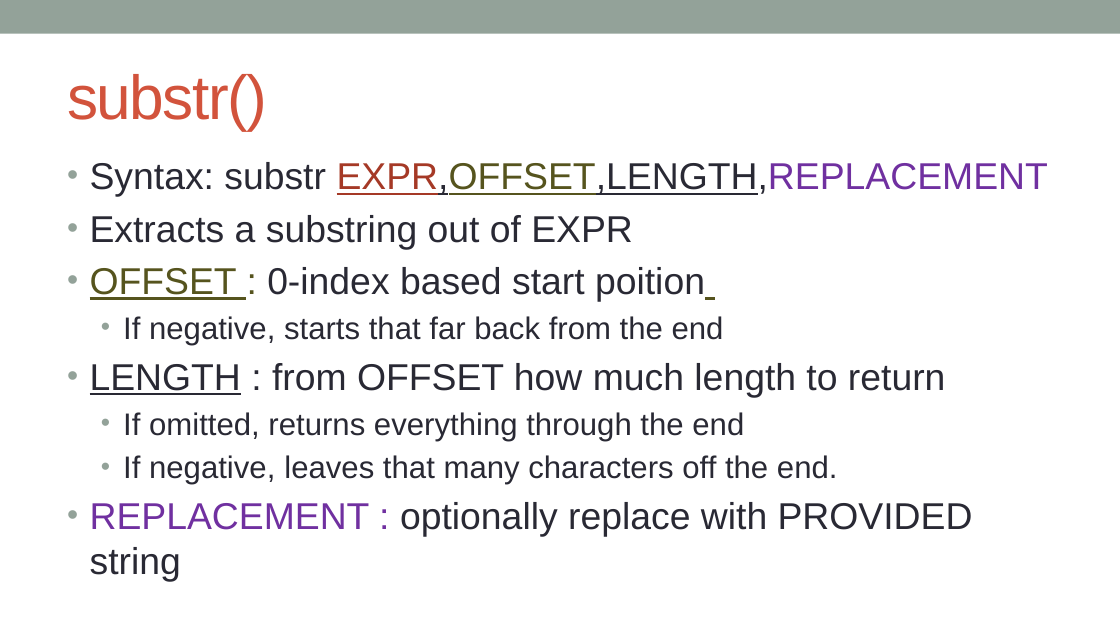
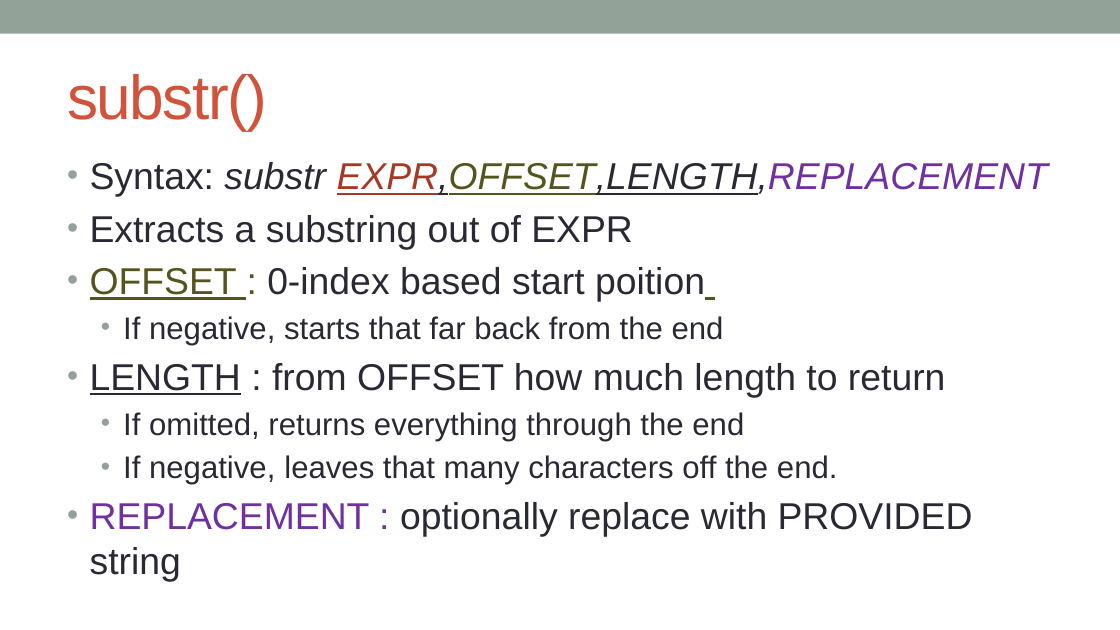
Before and after one commit to kanhu-pcr-code/bioinfo-PERL-course, a slide deck: slide 8 of PPTs/Operations_on_variables.pptx. Drawn at 1120x630 pixels with LibreOffice and Linux fonts; fonts in the diff are those of the drawing. Boxes give left, top, right and bottom in pixels: in the first picture for what was removed or moved away, otherwise in the second. Text is boxed around its words. In the diff, an @@ line names an element or a change of style, - is before the commit and + after.

```diff
--- a/PPTs/Operations_on_variables.pptx
+++ b/PPTs/Operations_on_variables.pptx
@@ text at (x1=90, y1=162, x2=1048, y2=197): italic on in "substr EXPR,OFFSET,LENGTH,REPLACEMENT" @@
```
Also in this commit, not shown: 7 other slides changed, 3 slides added, 2 slides removed, 1 other file.
